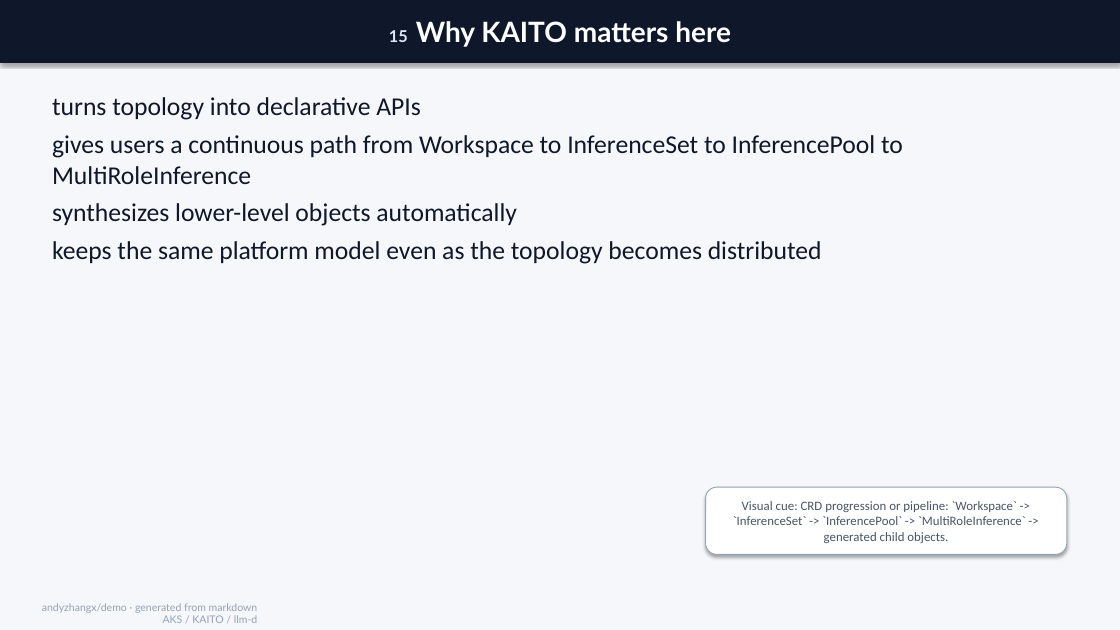
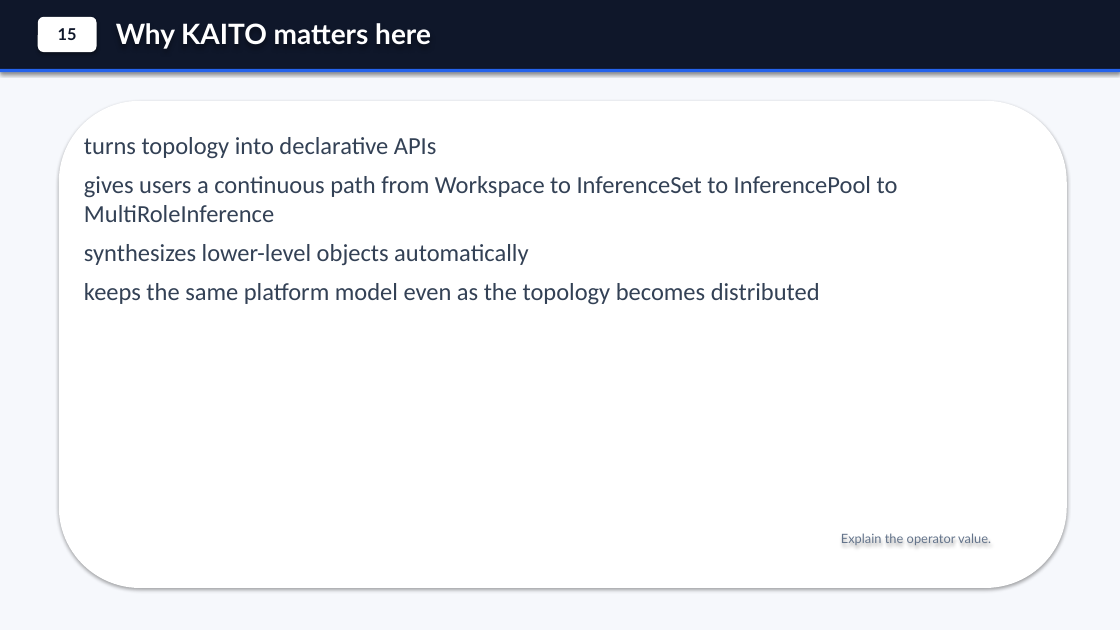
Before and after one commit to andyzhangx/demo, a slide deck: slide 16 of llm/kubecon-na-2026-pd-disaggregation.pptx. Drawn at 1120x630 pixels with LibreOffice and Linux fonts; fonts in the diff are those of the drawing. Boxes give left, top, right and bottom in pixels: in the first picture for what was removed or moved away, otherwise in the second. Text is boxed around its words. In the diff, an @@ line names an element or a change of style, - is before the commit and + after.

Commit message:
polish generated PD deck visuals

```diff
--- a/llm/kubecon-na-2026-pd-disaggregation.pptx
+++ b/llm/kubecon-na-2026-pd-disaggregation.pptx
@@ background #F5F7FA to #F6F8FC @@
@@ rectangle added at (x1=0, y1=0, x2=1120, y2=71), fill #0F172A @@
@@ rounded rectangle added at (x1=38, y1=17, x2=97, y2=52), fill #FFFFFF, 14 pt, text #0F172A, bold @@
+15
@@ text "Why KAITO matters here" moved from (x1=0, y1=0, x2=1120, y2=63) to (x1=116, y1=23, x2=431, y2=49) @@
@@ text "Why KAITO matters here" at (x1=116, y1=23, x2=431, y2=49): fill #0F172A to none; shadow off @@
@@ text at (x1=116, y1=23, x2=431, y2=49): text changed @@
-15 Why KAITO matters here
+Why KAITO matters here
@@ rectangle added at (x1=0, y1=69, x2=1120, y2=72), fill #2563EB @@
@@ rounded rectangle added at (x1=59, y1=101, x2=1067, y2=588), fill #FFFFFF @@
@@ text "turns topology into declarative APIs" moved from (x1=52, y1=97, x2=903, y2=264) to (x1=84, y1=137, x2=898, y2=304) @@
@@ text "turns topology into declarative APIs" at (x1=84, y1=137, x2=898, y2=304): size 22 to 21 pt, text colour #0F172A to #334155; more space between paragraphs @@
@@ rounded rectangle removed at (x1=706, y1=487, x2=1067, y2=555) @@
-Visual cue: CRD progression or pipeline: `Workspace` -> `InferenceSet` -> `InferencePool` -> `MultiRoleInference` -> generated child objects.
@@ text added at (x1=841, y1=533, x2=991, y2=545), 11 pt, text #64748B @@
+Explain the operator value.
@@ text removed at (x1=42, y1=603, x2=258, y2=623) @@
-andyzhangx/demo · generated from markdown
-AKS / KAITO / llm-d
```
Also in this commit, not shown: 34 other slides changed, 1 slide added, 1 slide removed, 1 other file.
